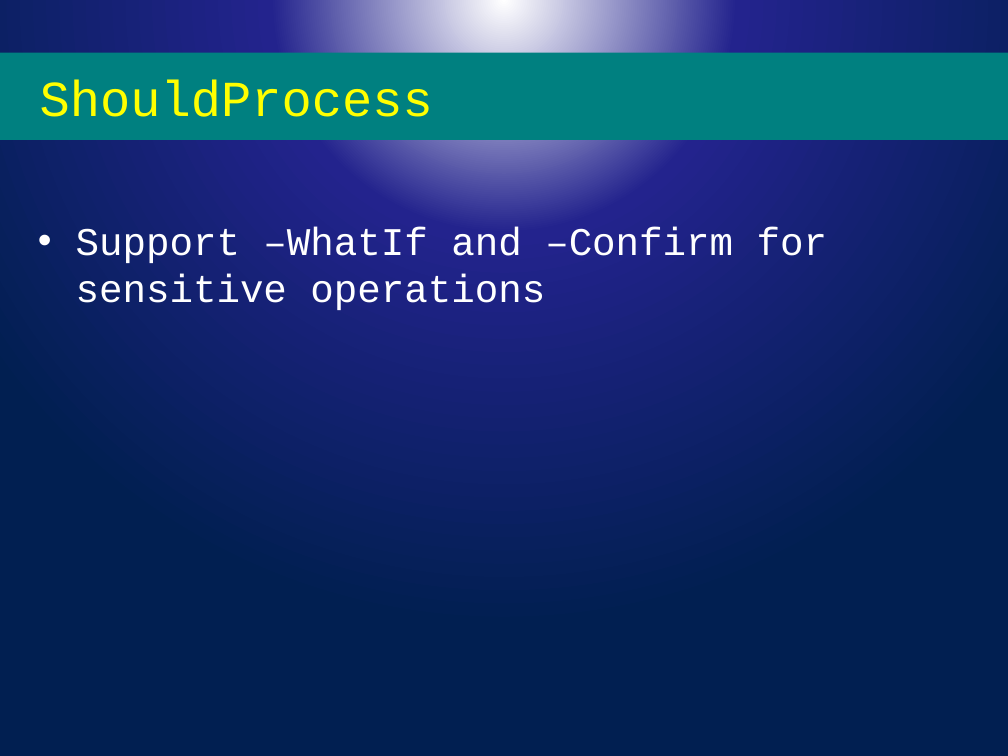
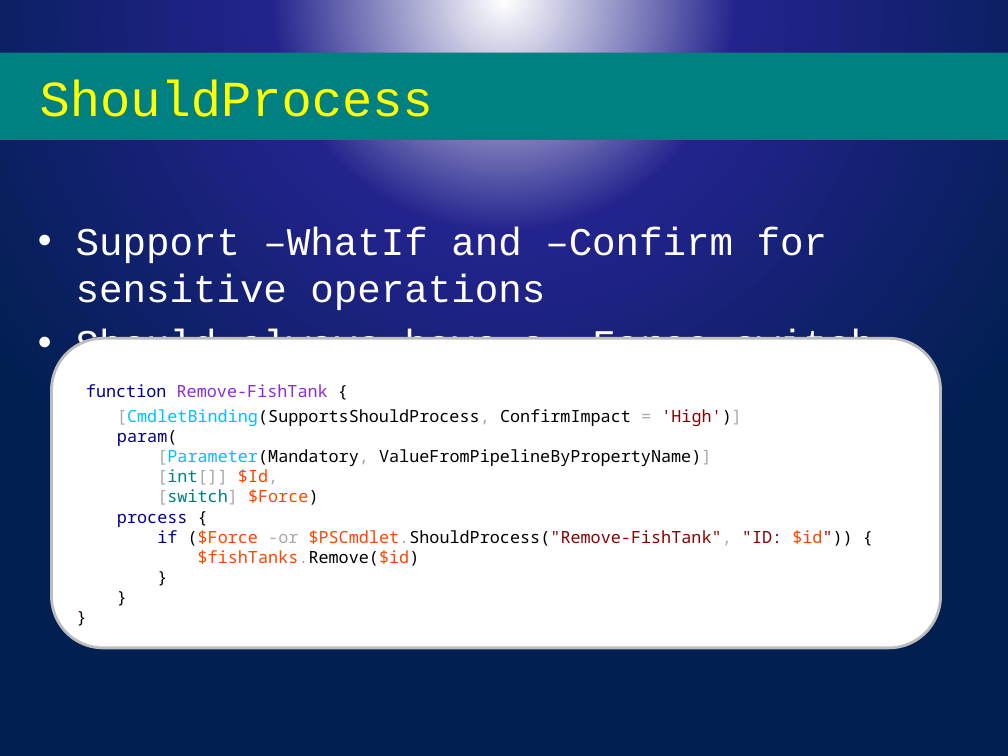
Before and after one commit to powercode/PSConfEU, a slide deck: slide 12 of PSCONFEU_Modules2017.pptx (slide 15 before the commit). Drawn at 1008x756 pixels with LibreOffice and Linux fonts; fonts in the diff are those of the drawing; background and template pictures are left out. Boxes give left, top, right and bottom in pixels: in the first picture for what was removed or moved away, otherwise in the second. Text is boxed around its words. In the diff, an @@ line names an element or a change of style, - is before the commit and + after.

```diff
--- a/PSCONFEU_Modules2017.pptx
+++ b/PSCONFEU_Modules2017.pptx
@@ text at [76, 329, 874, 347]: paragraph added @@
+• Should always have a –Force switch
@@ rounded rectangle added at [51, 339, 940, 648], fill #FFFFFF, outline #BDBDBD 2 pt, 12 pt, text #000000 @@
+function Remove-FishTank {
+[CmdletBinding(SupportsShouldProcess, ConfirmImpact = 'High')]
+param(
+[Parameter(Mandatory, ValueFromPipelineByPropertyName)]
+[int[]] $Id,
+[switch] $Force)
+process {
+if ($Force -or $PSCmdlet.ShouldProcess("Remove-FishTank", "ID: $id")) {
+$fishTanks.Remove($id)
+}
+}
+}
```
Also in this commit, not shown: 3 other slides changed, 1 slide removed.
